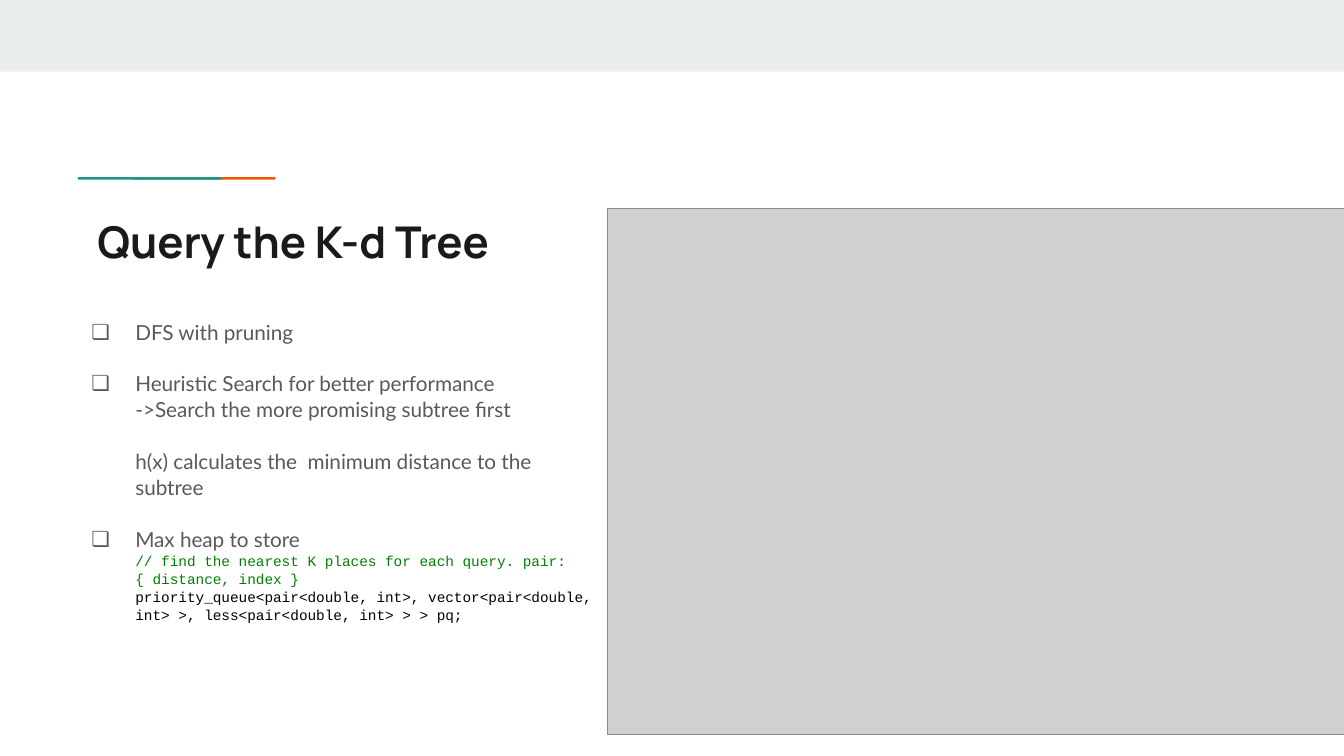
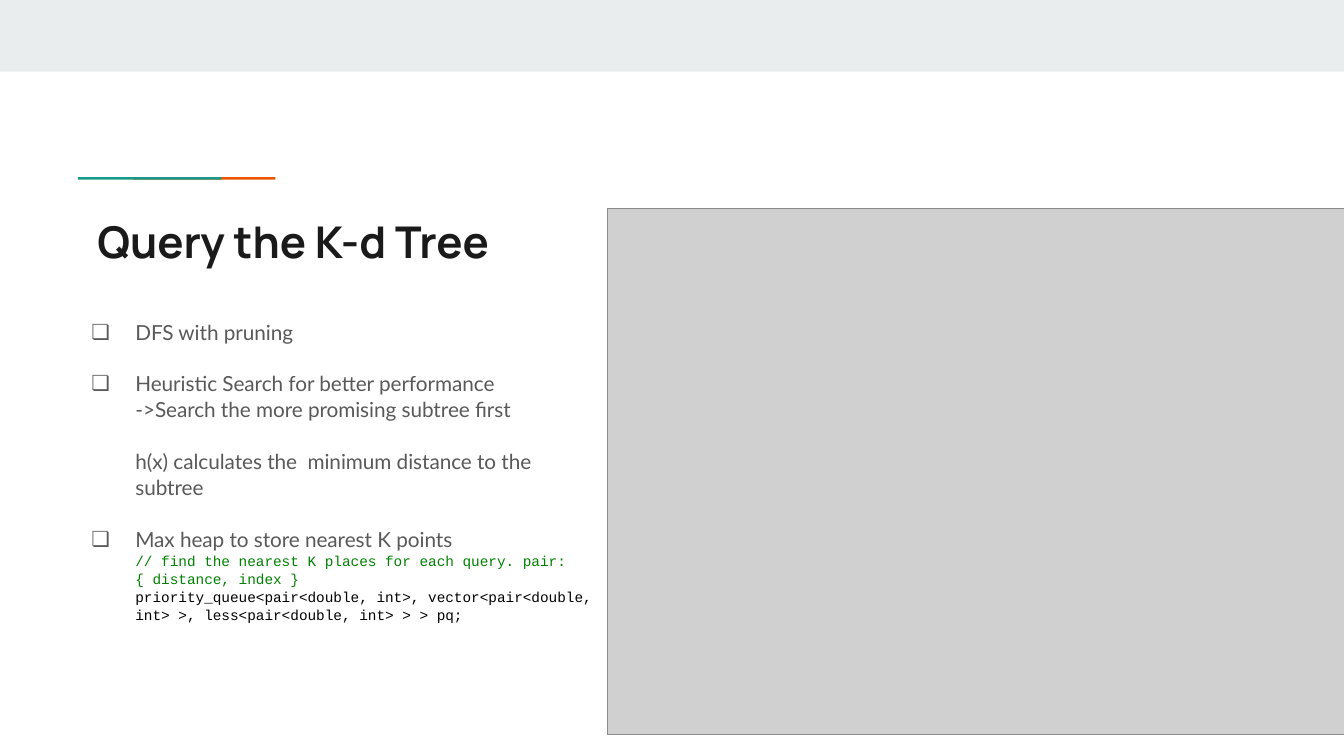
Before and after one commit to wq-yang/Nearest-Province-Finder, a slide deck: slide 4 of slides/504 find k nearest final.pptx. Drawn at 1344x756 pixels with LibreOffice and Linux fonts; fonts in the diff are those of the drawing; grey boxes stand for pictures. Boxes give left, top, right and bottom in pixels: in the first picture for what was removed or moved away, otherwise in the second. Text is boxed around its words. In the diff, an @@ line names an element or a change of style, - is before the commit and + after.

Commit message:
update slides

```diff
--- a/slides/504 find k nearest final.pptx
+++ b/slides/504 find k nearest final.pptx
@@ text at (x1=135, y1=531, x2=592, y2=623): text changed @@
-❏ Max heap to store
-  // find the nearest K places for each query. pair: { distance, index }
-  priority_queue<pair<double, int>, vector<pair<double, int> >, less<pair<double, int> > > pq;
+❏ Max heap to store nearest K points
+  // find the nearest K places for each query. pair: { distance, index }
+  priority_queue<pair<double, int>, vector<pair<double, int> >, less<pair<double, int> > > pq;
```
Also in this commit, not shown: 1 slide added.
